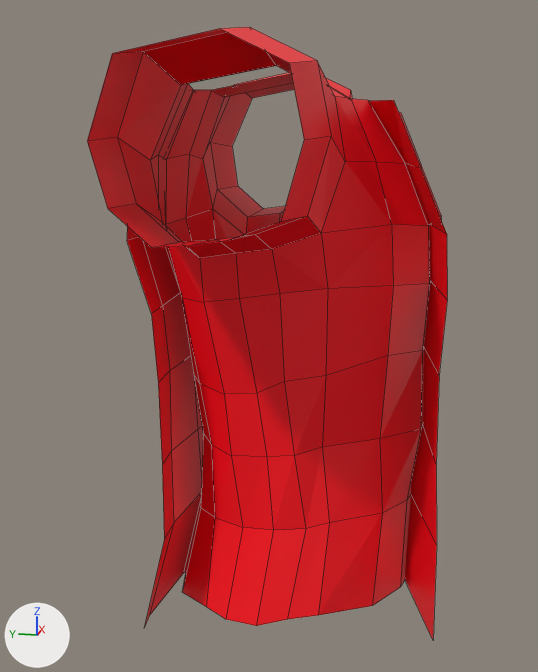
The Blender file Assets/blenderdamine/särk.blend: old version first, new version second.
Rendered twice from a camera (50 mm lens) standing at (-0.997, -0.146, 2.258) and looking at (0.135, 0.08, 1.975). The lights are fixed; the arrows at lower left show +X, +Y and +Z. Mesh edges are drawn as thin lines.
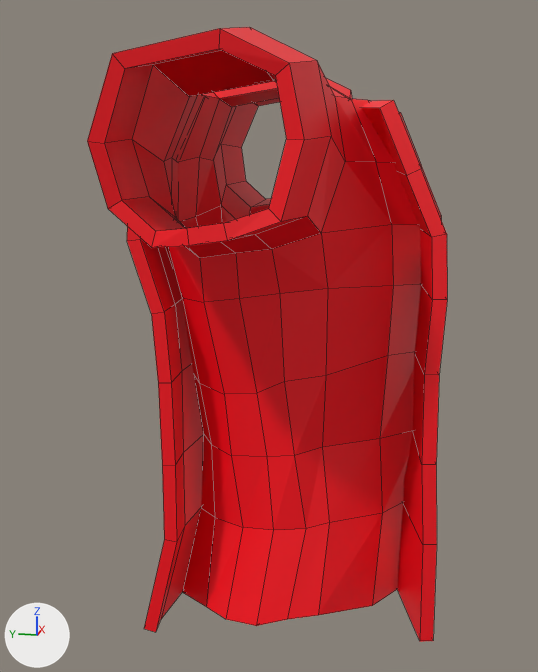
Changed parts and their boxes [x1, y1, x2, y2] in the pictures (538 x 672 px):
```json
{"object": "Plane.001", "change": "modifiers changed", "before": [87, 27, 447, 640], "after": [87, 27, 447, 642]}
```

Edits to the scene script, one JSON object a line:
```json
{"op": "add", "block": "ob_plane_001", "code": "_m = ob_plane_001.modifiers.new('Solidify', 'SOLIDIFY')"}
{"op": "add", "block": "ob_plane_001", "code": "_m.thickness = 0.13"}
```
